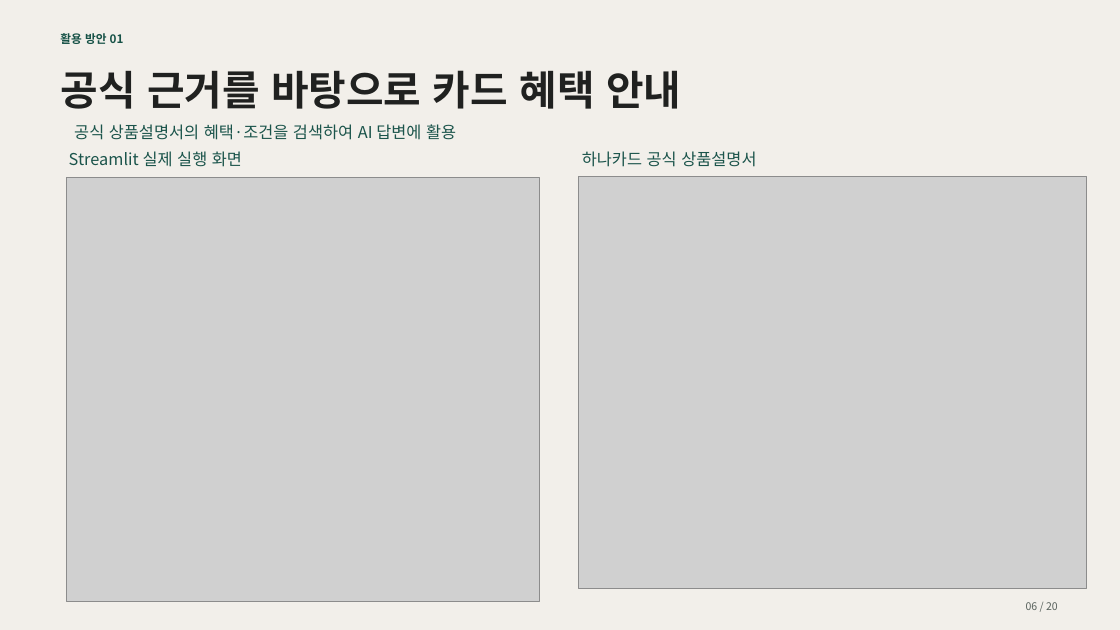
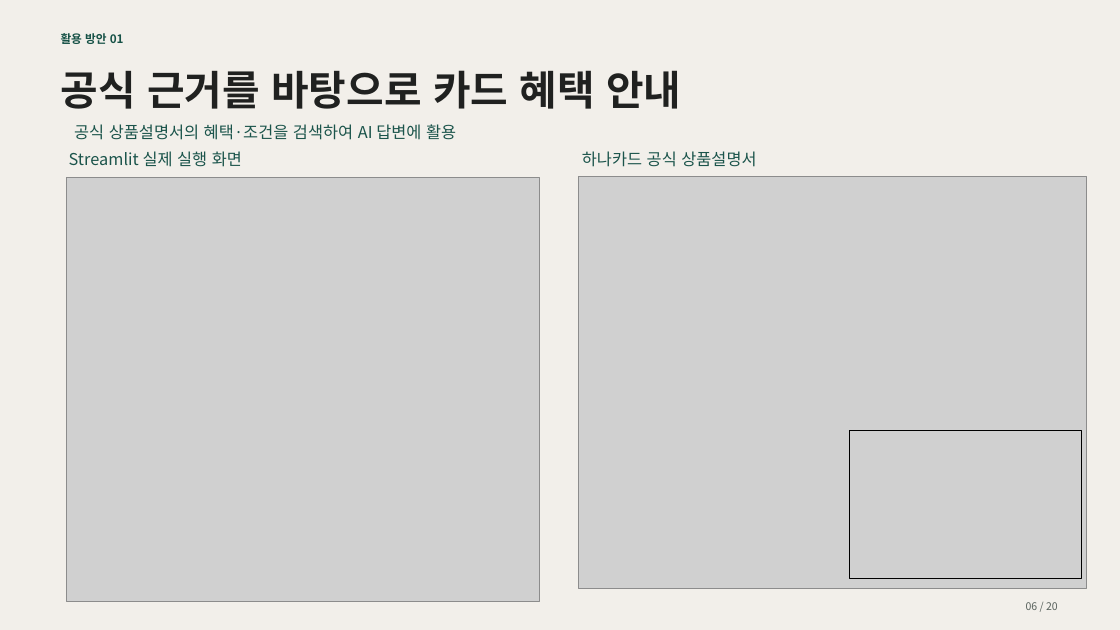
Before and after one commit to encore-ai-campus/mle-02-p2-team3, a slide deck: slide 6 of src/card_benefit/docs/presentation/카드혜택_GraphRAG_최종_20장_검색과근거조회설명추가.pptx. Drawn at 1120x630 pixels with LibreOffice and Linux fonts; fonts in the diff are those of the drawing; grey boxes stand for pictures. Boxes give left, top, right and bottom in pixels: in the first picture for what was removed or moved away, otherwise in the second. Text is boxed around its words. In the diff, an @@ line names an element or a change of style, - is before the commit and + after.

```diff
--- a/src/card_benefit/docs/presentation/카드혜택_GraphRAG_최종_20장_검색과근거조회설명추가.pptx
+++ b/src/card_benefit/docs/presentation/카드혜택_GraphRAG_최종_20장_검색과근거조회설명추가.pptx
@@ rectangle added at (850, 430, 1081, 578), outline #000000 0.57 pt @@
```
Also in this commit, not shown: 1 other slide changed, 2 other files.
